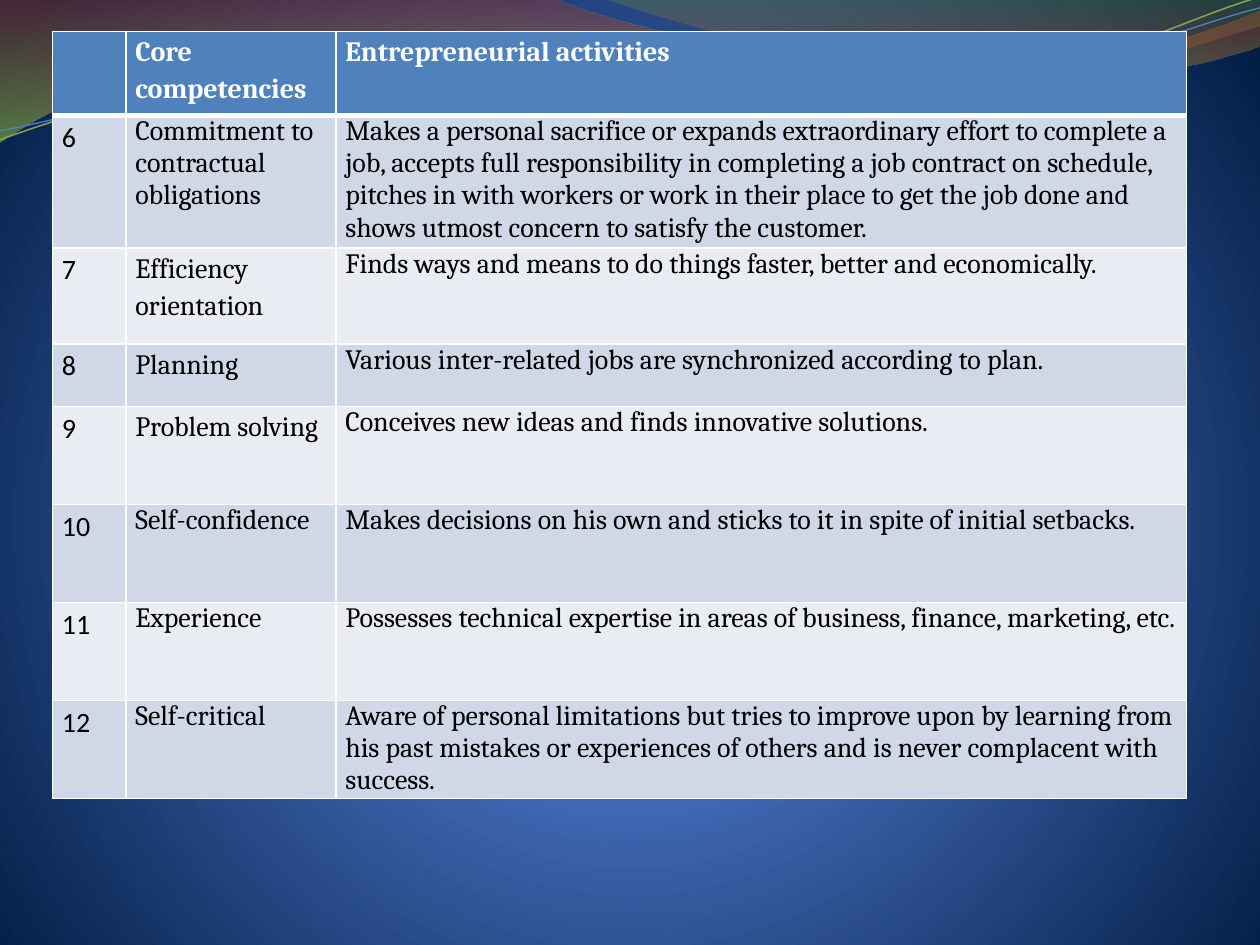
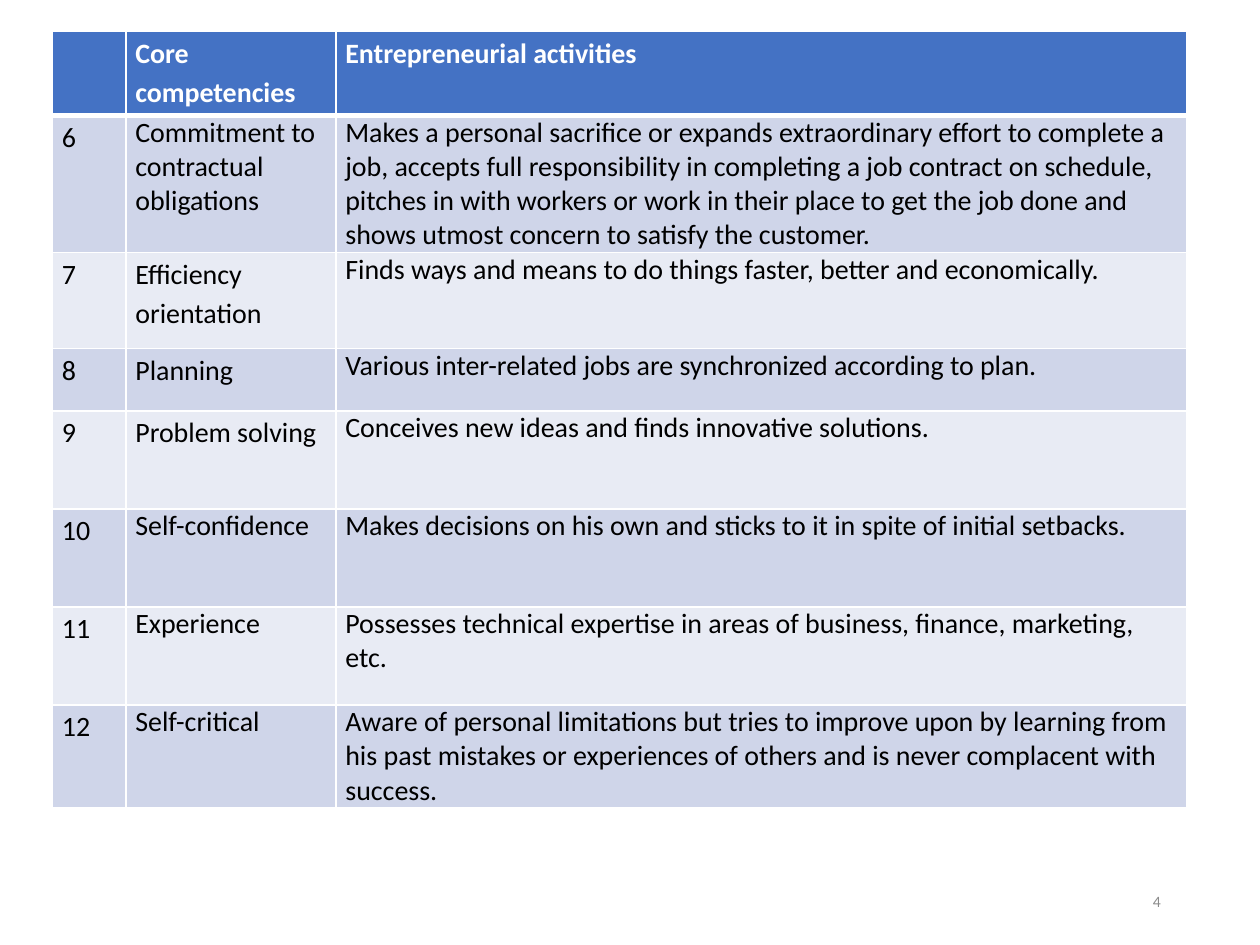
Before and after one commit to DroidFreak32/8sem, a slide deck: slide 4 of OME/ENTREPRENEURSHIP 1 unit4.pptx. Drawn at 1260x945 pixels with LibreOffice and Linux fonts; fonts in the diff are those of the drawing. Boxes give left, top, right and bottom in pixels: in the first picture for what was removed or moved away, otherwise in the second. Text is boxed around its words. In the diff, an @@ line names an element or a change of style, - is before the commit and + after.

```diff
--- a/OME/ENTREPRENEURSHIP 1 unit4.pptx
+++ b/OME/ENTREPRENEURSHIP 1 unit4.pptx
@@ background gradient #4D75D6 to #4E72C7 to #001F44 to #FFFFFF @@
@@ freeform shape removed at (0, 0, 1260, 142) @@
@@ freeform shape removed at (0, 0, 1260, 147) @@
@@ freeform shape removed at (0, 8, 1260, 141) @@
@@ freeform shape removed at (604, 0, 1260, 87) @@
@@ table at (53, 32, 1187, 805) @@
@@ fill #4F81BD to #4472C4 in row 1 @@
@@ fill #D0D8E8 to #CFD5EA in 12 cells @@
@@ fill #E9EDF4 to #E9EBF5 in 9 cells @@
@@ font Cambria to Calibri @@
@@ page number added at (1153, 897, 1161, 907), 9 pt, text #8C8C8C @@
+4
```
Also in this commit, not shown: 18 other slides changed, 13 other files.
